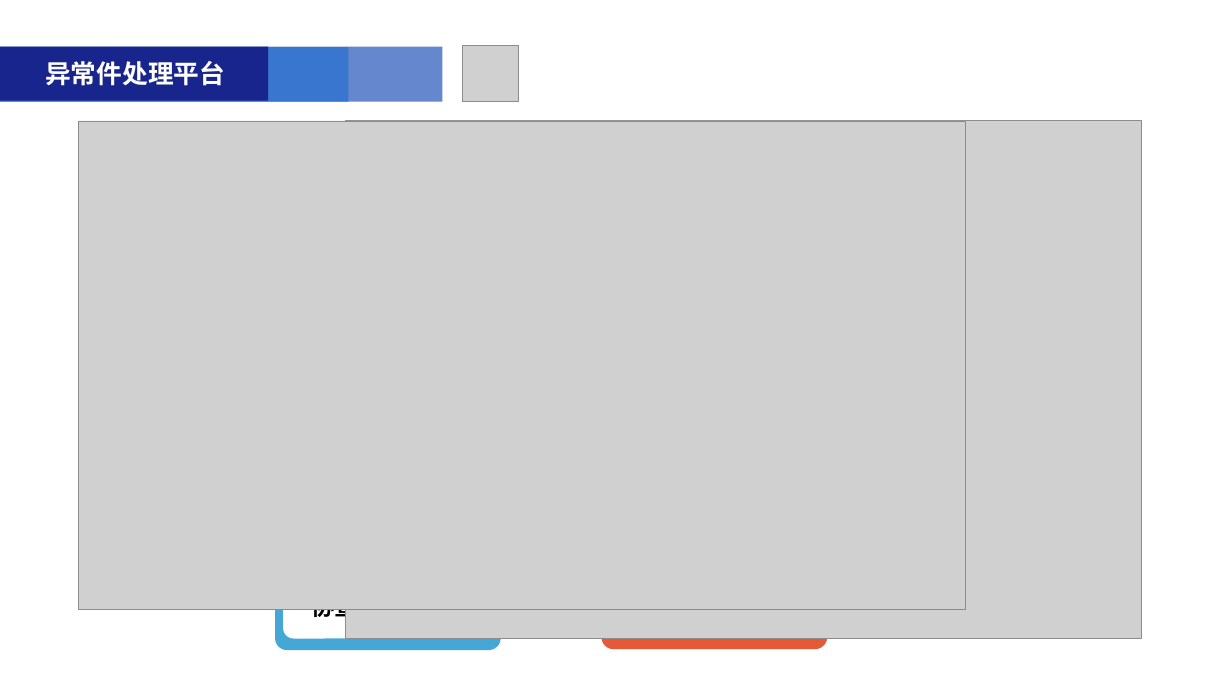
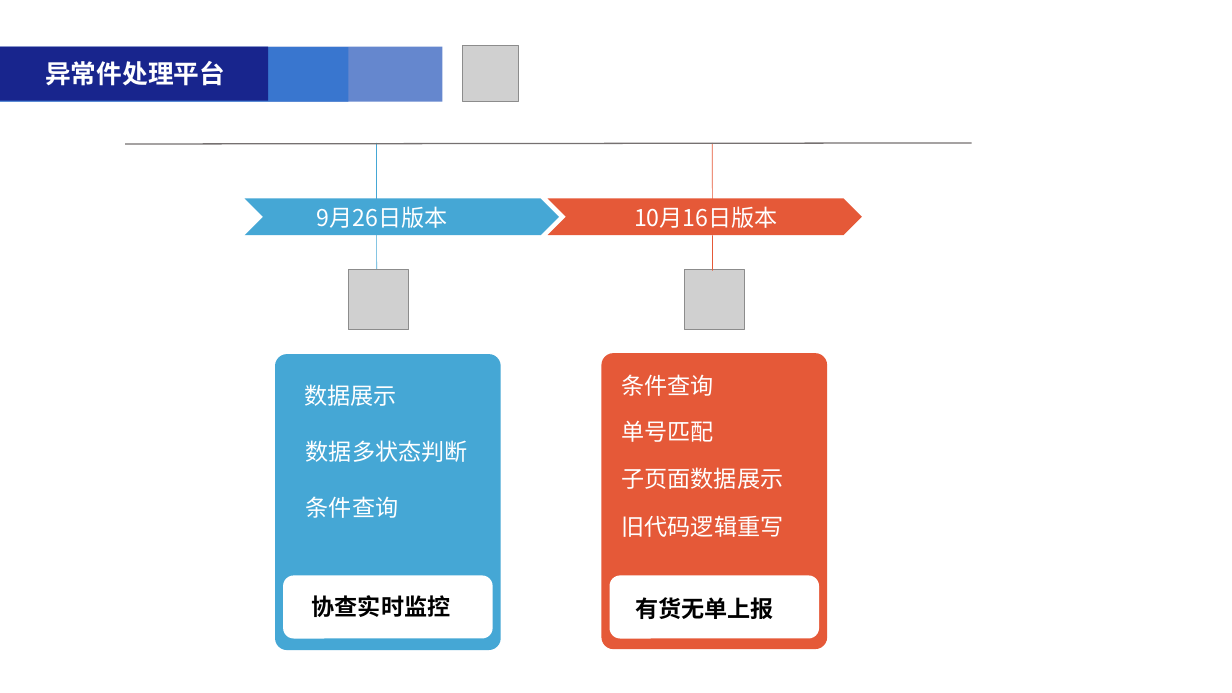
Before and after one commit to liuqiansb/zz, a slide deck: slide 9 of 附件1-2019届大学生转正汇报PPT模板2(1).pptx (slide 11 before the commit). Drawn at 1232x693 pixels with LibreOffice and Linux fonts; fonts in the diff are those of the drawing; grey boxes stand for pictures. Boxes give left, top, right and bottom in pixels: in the first picture for what was removed or moved away, otherwise in the second. Text is boxed around its words. In the diff, an @@ line names an element or a change of style, - is before the commit and + after.

```diff
--- a/附件1-2019届大学生转正汇报PPT模板2(1).pptx
+++ b/附件1-2019届大学生转正汇报PPT模板2(1).pptx
@@ picture removed at (x1=78, y1=121, x2=965, y2=610) @@
@@ picture removed at (x1=346, y1=120, x2=1142, y2=639) @@
@@ line added from (376, 143) to (377, 271), #45A7D5 0.5 pt @@
@@ line added from (713, 143) to (713, 271), #E55938 0.5 pt @@
@@ chevron added at (x1=245, y1=199, x2=559, y2=236), fill #45A7D5 @@
@@ text added at (x1=317, y1=206, x2=448, y2=228), 18 pt, text #FFFFFF @@
+9月26日版本
@@ chevron added at (x1=548, y1=199, x2=862, y2=236), fill #E55938 @@
@@ text added at (x1=634, y1=206, x2=778, y2=228), 18 pt, text #FFFFFF @@
+10月16日版本
@@ picture added at (x1=348, y1=270, x2=409, y2=330) @@
@@ picture added at (x1=684, y1=270, x2=744, y2=330) @@
@@ text added at (x1=305, y1=384, x2=397, y2=406), 18 pt, text #FFFFFF @@
+数据展示
@@ text added at (x1=622, y1=374, x2=714, y2=396), 18 pt, text #FFFFFF @@
+条件查询
@@ text added at (x1=306, y1=440, x2=468, y2=462), 18 pt, text #FFFFFF @@
+数据多状态判断
@@ text added at (x1=622, y1=421, x2=714, y2=442), 18 pt, text #FFFFFF @@
+单号匹配
@@ text added at (x1=622, y1=467, x2=784, y2=489), 18 pt, text #FFFFFF @@
+子页面数据展示
@@ text added at (x1=306, y1=496, x2=398, y2=518), 18 pt, text #FFFFFF @@
+条件查询
@@ text added at (x1=622, y1=516, x2=784, y2=537), 18 pt, text #FFFFFF @@
+旧代码逻辑重写
@@ text added at (x1=635, y1=597, x2=774, y2=619), 18 pt, text #000000, bold @@
+有货无单上报
```
Also in this commit, not shown: 5 other slides changed, 2 slides removed, 1 other file.
